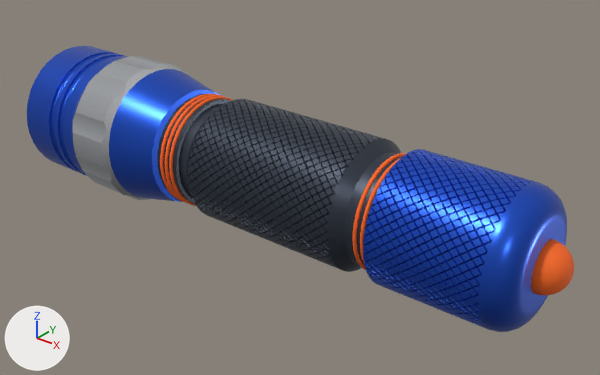
One commit to the glTF model CAD Projects/Flashlight Prototype.glb: the scene before it, then after it.
Both versions are drawn from a camera (50 mm lens) standing at (23.16, -14.83, 9.05) and looking at (11.07, 0.29, -0.32). Lighting does not change. The marker at lower left points along +X, +Y and +Z. The older version comes first. Vertices at exactly the same position are counted once.

The first picture shows 'Flash Light Prototype'.
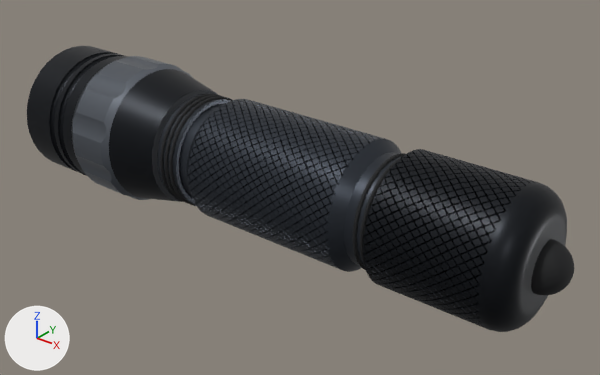
What differs and where, as boxes [x1, y1, x2, y2] in the pictures (600 x 375 px):
```json
{"object": "Flash Light Prototype", "change": "recoloured", "before": [27, 46, 574, 332], "after": [27, 46, 574, 332]}
{"part": 1, "of": "me_flash_light_prototype", "change": "recoloured", "before": [158, 95, 403, 270], "after": [158, 95, 403, 270]}
{"part": 2, "of": "me_flash_light_prototype", "change": "recoloured", "before": [27, 46, 567, 332], "after": [27, 46, 567, 332]}
```

Edits to the scene script, one JSON object a line:
```json
{"op": "set", "path": "mat_iron___polished.base_color", "old": "(0.738, 0.768, 0.807)", "new": "(0.195, 0.216, 0.25)", "note": "white #dfe3e8 -> grey #7a8089"}
{"op": "set", "path": "mat_rubber___soft.base_color", "old": "(1.0, 0.144, 0.0103)", "new": "(0.007, 0.0075, 0.0086)", "note": "orange #ff6a1a -> black #141517"}
{"op": "add", "block": "mat_steel___satin__blk_anod", "code": ["mat_steel___satin__blk_anod = principled_material('Steel_-_Satin (blk_anod)')", "mat_steel___satin__blk_anod.base_color = (0.0116, 0.0137, 0.0176)  # black #1c1f24", "mat_steel___satin__blk_anod.metallic = 0.75", "mat_steel___satin__blk_anod.roughness = 0.4"]}
{"op": "add", "block": "mat_steel___satin__graphite", "code": ["mat_steel___satin__graphite = principled_material('Steel_-_Satin (graphite)')", "mat_steel___satin__graphite.base_color = (0.0467, 0.0545, 0.0685)  # dark grey #3d424a", "mat_steel___satin__graphite.metallic = 0.85", "mat_steel___satin__graphite.roughness = 0.34"]}
{"block": "me_flash_light_prototype", "where": "me_flash_light_prototype.from_pydata(...)  # 33679 vertices, 67956 faces; spans x 2.5..18.4, y -2.0..2.0, z -2.0..2.0"}
{"block": "me_flash_light_prototype", "where": "# used by ob_flash_light_prototype; location = (0.0, 0.0, 0.0)"}
{"block": "me_flash_light_prototype", "change": "me_flash_light_prototype part 1: all 27704 faces that had it switch from mat_steel___satin__gunmetal (greyish blue #454c59) to mat_steel___satin__graphite (dark grey #3d424a)"}
{"block": "me_flash_light_prototype", "change": "me_flash_light_prototype part 2: all 26130 faces that had it switch from mat_steel___satin__cobalt (blue #2a5bd7) to mat_steel___satin__blk_anod (black #1c1f24)"}
```
